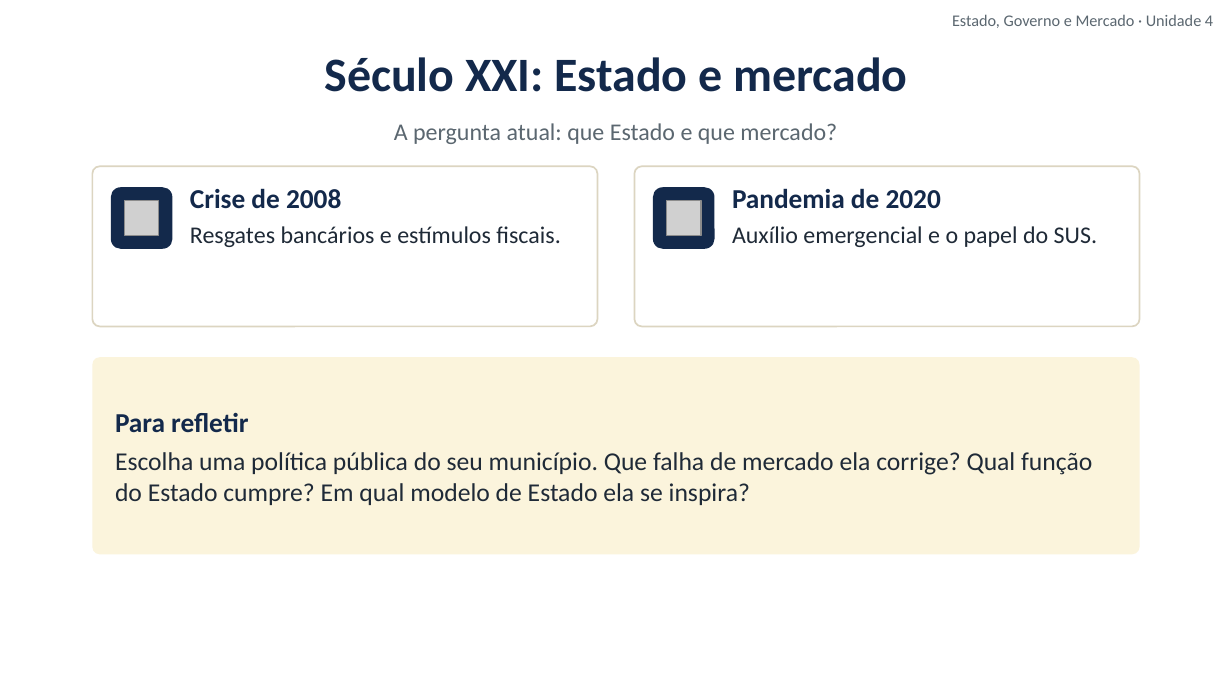
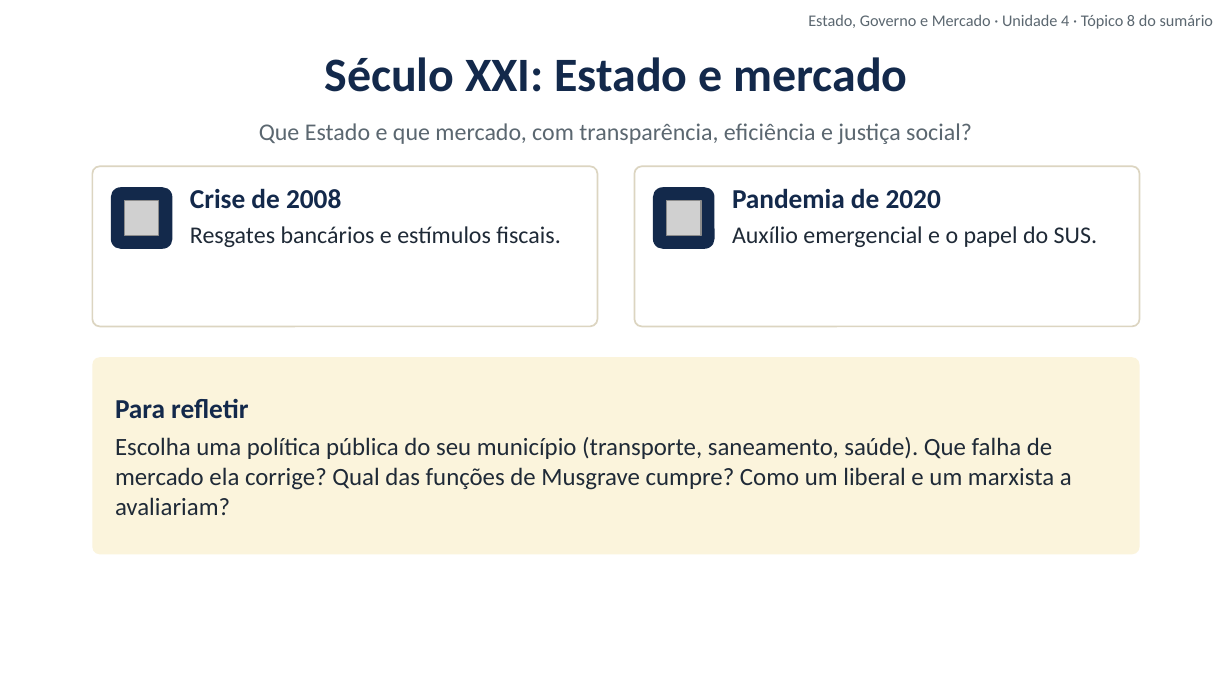
Before and after one commit to cleitonfranco74/gestao_publica, a slide deck: slide 23 of disciplina-01-estado-governo-mercado/materiais/04_Unidade_4_Modelos_de_Estado_e_Brasil.pptx (slide 21 before the commit). Drawn at 1232x693 pixels with LibreOffice and Linux fonts; fonts in the diff are those of the drawing; grey boxes stand for pictures; background and template pictures are left out. Boxes give left, top, right and bottom in pixels: in the first picture for what was removed or moved away, otherwise in the second. Text is boxed around its words. In the diff, an @@ line names an element or a change of style, - is before the commit and + after.

```diff
--- a/disciplina-01-estado-governo-mercado/materiais/04_Unidade_4_Modelos_de_Estado_e_Brasil.pptx
+++ b/disciplina-01-estado-governo-mercado/materiais/04_Unidade_4_Modelos_de_Estado_e_Brasil.pptx
@@ text at (808,14,1213,29): text changed @@
-Estado, Governo e Mercado · Unidade 4
+Estado, Governo e Mercado · Unidade 4 · Tópico 8 do sumário
@@ text at (259,123,972,144): text changed @@
-A pergunta atual: que Estado e que mercado?
+Que Estado e que mercado, com transparência, eficiência e justiça social?
@@ text in rounded rectangle at (115,437,1072,515): text changed; size 15 to 14.5 pt @@
-Escolha uma política pública do seu município. Que falha de mercado ela corrige? Qual função do Estado cumpre? Em qual modelo de Estado ela se inspira?
+Escolha uma política pública do seu município (transporte, saneamento, saúde). Que falha de mercado ela corrige? Qual das funções de Musgrave cumpre? Como um liberal e um marxista a avaliariam?
```
Also in this commit, not shown: 19 other slides changed, 2 slides added, 8 other files.
